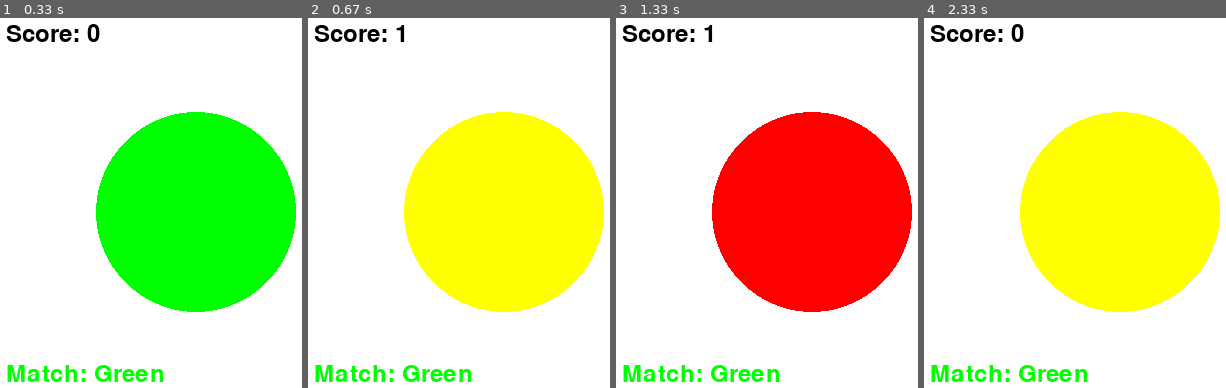
Above: before the commit, frames 1-4 (left to right).
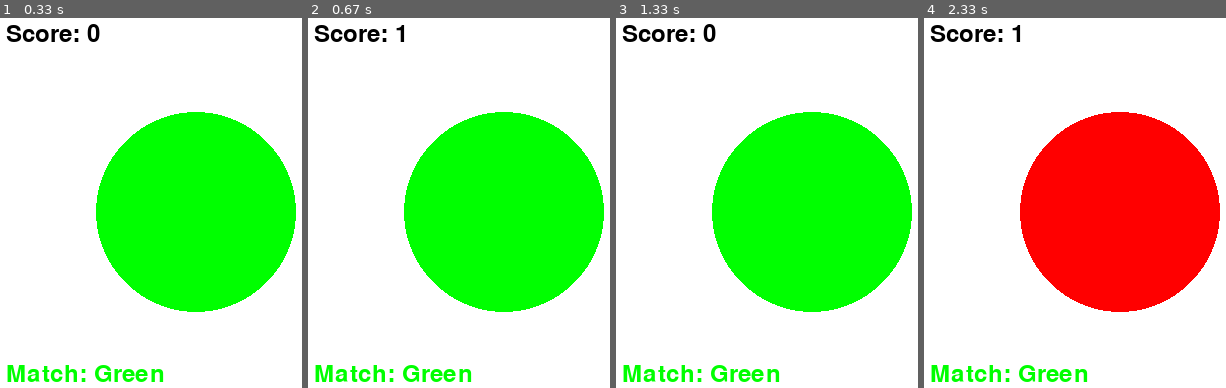
Above: after the commit, the same moments.

Repository: WaterSupply201908/STEMWork
Game: pygame game, started from Class/FRI TW 1745/Reaction/main.py
Same seed, same stepped clock (60 frames per second), same inputs: the game is played once before the commit and once after it.
Inputs:
- Up to frame 1 (0.33 s): no input
- Up to frame 2 (0.67 s): tap Space at 0.33 s
- Up to frame 3 (1.33 s): tap Space at 0.73, 1.03, 1.23 s
- Up to frame 4 (2.33 s): tap Space at 1.57, 1.87, 2.07 s

Frame 1 is identical in both runs. In frame 2, 28% of the frame differs, in the area x 31-99%, y 25-80%; in frame 3, 28%, in the area x 28-99%, y 1-80%; in frame 4, 28%.

Commit message:
2025-11-28 Completed

Diff:
--- a/Class/FRI TW 1745/Reaction/main.py
+++ b/Class/FRI TW 1745/Reaction/main.py
@@ -16,6 +16,13 @@
 change_timer = 0
 font = pygame.font.Font(None, 36)
 
+# Functions
+def init_color() :
+    global current_color, change_timer
+
+    current_color = random.randint(0, 3)
+    change_timer = 0
+
 running = True
 while running :
     for event in pygame.event.get() :
@@ -28,13 +35,15 @@
                 else :
                     score = max(0, score-1)
 
-                current_color = random.randint(0, 3)
-                change_timer = 0
+                # current_color = random.randint(0, 3)
+                # change_timer = 0
+                init_color()
 
     change_timer += 1
     if change_timer > 90 :
-        current_color = random.randint(0, 3)
-        change_timer = 0
+        # current_color = random.randint(0, 3)
+        # change_timer = 0
+        init_color()
 
     # Change display
     screen.fill((255, 255, 255))
